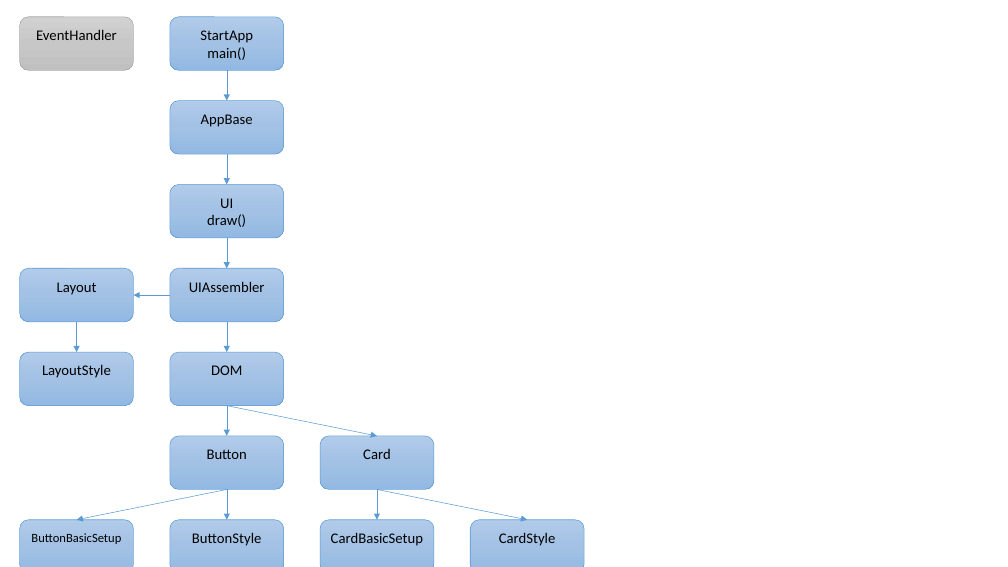
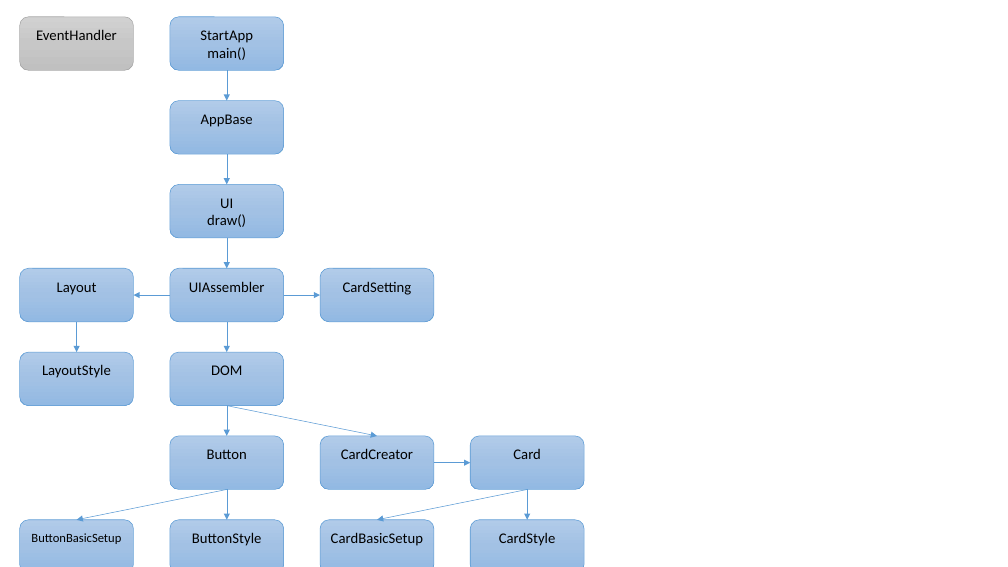
Before and after one commit to syunta/Sort-Algorithm, a slide deck: slide 1 of クラス図.pptx. Drawn at 1008x567 pixels with LibreOffice and Linux fonts; fonts in the diff are those of the drawing. Boxes give left, top, right and bottom in pixels: in the first picture for what was removed or moved away, otherwise in the second. Text is boxed around its words. In the diff, an @@ line names an element or a change of style, - is before the commit and + after.

```diff
--- a/クラス図.pptx
+++ b/クラス図.pptx
@@ rounded rectangle added at box(320, 268, 434, 322), fill gradient #B1CBE9 to #A3C1E5 to #93B9E4, outline #5B9BD5 0.5 pt, 14 pt, text #000000 @@
+CardSetting
@@ arrow added from (284, 295) to (320, 295), #5B9BD5 0.5 pt @@
@@ rounded rectangle added at box(320, 436, 434, 490), fill gradient #B1CBE9 to #A3C1E5 to #93B9E4, outline #5B9BD5 0.5 pt, 14 pt, text #000000 @@
+CardCreator
@@ rounded rectangle "Card": place and size @@
-rounded rectangle "Card" at box(320, 436, 434, 490)
+rounded rectangle "Card" at box(470, 436, 585, 490)
@@ arrow added from (434, 463) to (470, 463), #5B9BD5 0.5 pt @@
@@ arrow moved from (377, 489) - (377, 520) to (527, 489) - (377, 520) @@
@@ arrow moved from (377, 489) - (527, 520) to (527, 489) - (527, 520) @@
```
Also in this commit, not shown: 1 other file.
